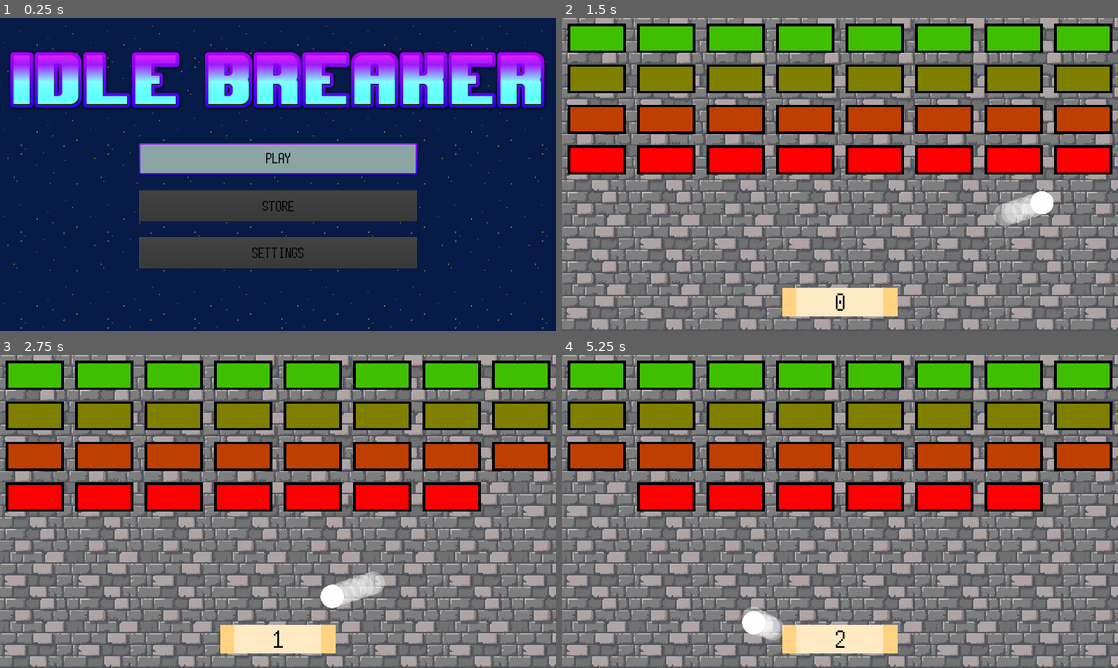
Above: before the commit, frames 1-4 (two rows, left to right).
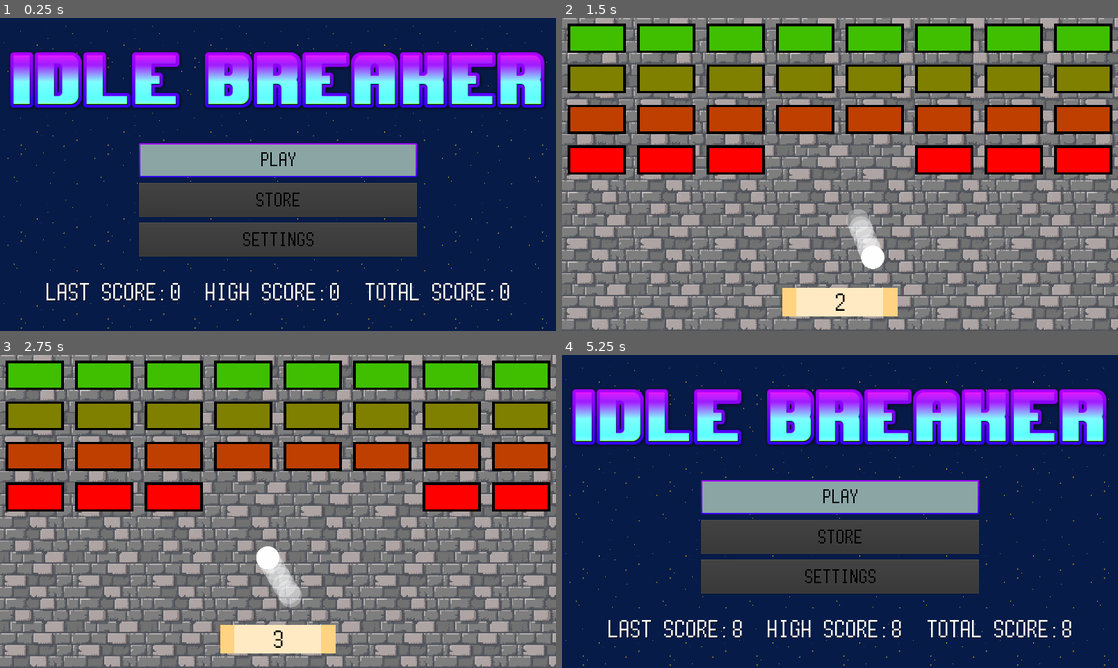
Above: after the commit, the same moments.

Repository: Thallium204/Breakout
Game: Godot game, scene res://Scenes/Menu.tscn
Same seed, same stepped clock (60 frames per second), same inputs: the game is played once before the commit and once after it. Sound files missing from this copy of the repository are replaced by a short silence.
Inputs (mouse positions are in pixels of both pictures, inside the frame that each line leads up to):
- Up to frame 1 (0.25 s): no input
- Up to frame 2 (1.5 s): click "Play" at 0.5 s; move the mouse to (962, 158) at 1.27 s
- Up to frame 3 (2.75 s): move the mouse to (166, 527) at 2.02 s
- Up to frame 4 (5.25 s): move the mouse to (895, 442) at 2.77 s; move the mouse to (812, 574) at 3.52 s; move the mouse to (1006, 558) at 4.27 s; click (667, 592) at 5 s, where only the run after the commit has a clickable "Menu"

The runs differ from the first frame. In frame 1, 8.9% of the frame differs, in the area x 8-92%, y 42-91%; in frame 2, 3.5%; in frame 3, 5.6%; in frame 4, 100%, in the area x 0-100%, y 0-100%.
Error after the commit: Unable to iterate on object of type 'Nil'. (res://Scripts/Globals.gd:34)

Commit message:
Added savefiles, added popup, added scores

Diff:
--- a/Fonts/new_dynamicfont.tres
+++ b/Fonts/new_dynamicfont.tres
@@ -3,5 +3,5 @@
 [ext_resource path="res://Fonts/voxilent.ttf" type="DynamicFontData" id=1]
 
 [resource]
-size = 38
+size = 50
 font_data = ExtResource( 1 )
--- a/Scenes/Game.tscn
+++ b/Scenes/Game.tscn
@@ -1,10 +1,14 @@
-[gd_scene load_steps=8 format=2]
+[gd_scene load_steps=12 format=2]
 
 [ext_resource path="res://Scripts/Game.gd" type="Script" id=1]
 [ext_resource path="res://Assets/Images/tile.png" type="Texture" id=2]
 [ext_resource path="res://Assets/Sounds/theme.wav" type="AudioStream" id=3]
 [ext_resource path="res://Scenes/objBall.tscn" type="PackedScene" id=4]
 [ext_resource path="res://Scenes/objBar.tscn" type="PackedScene" id=5]
+[ext_resource path="res://Assets/Images/gameover.png" type="Texture" id=6]
+[ext_resource path="res://Scripts/popupGameOver.gd" type="Script" id=7]
+[ext_resource path="res://Scenes/contScores.tscn" type="PackedScene" id=8]
+[ext_resource path="res://Themes/themeMenu.tres" type="Theme" id=9]
 
 [sub_resource type="RectangleShape2D" id=1]
 extents = Vector2( 960, 1 )
@@ -12,14 +16,20 @@
 [sub_resource type="RectangleShape2D" id=2]
 extents = Vector2( 1, 540 )
 
-[node name="Game" type="Node2D"]
+[node name="Game" type="Control"]
+anchor_right = 1.0
+anchor_bottom = 1.0
+theme = ExtResource( 9 )
 script = ExtResource( 1 )
+__meta__ = {
+"_edit_use_anchors_": false
+}
 rows = 4
 columns = 8
 
 [node name="texBackground" type="TextureRect" parent="."]
-margin_right = 1920.0
-margin_bottom = 1080.0
+anchor_right = 1.0
+anchor_bottom = 1.0
 texture = ExtResource( 2 )
 stretch_mode = 2
 __meta__ = {
@@ -58,5 +68,81 @@
 position = Vector2( 760, 930 )
 
 [node name="objBall" parent="." instance=ExtResource( 4 )]
-position = Vector2( 960.578, 864.843 )
+position = Vector2( 960.578, 814.446 )
+
+[node name="popupGameOver" type="PopupDialog" parent="."]
+pause_mode = 2
+anchor_right = 1.0
+anchor_bottom = 1.0
+margin_left = 50.0
+margin_top = 50.0
+margin_right = -50.0
+margin_bottom = -50.0
+popup_exclusive = true
+script = ExtResource( 7 )
+__meta__ = {
+"_edit_use_anchors_": false
+}
+
+[node name="texGameOver" type="TextureRect" parent="popupGameOver"]
+anchor_right = 1.0
+anchor_bottom = 0.3
+margin_left = 20.0
+margin_right = -20.0
+texture = ExtResource( 6 )
+expand = true
+stretch_mode = 6
+__meta__ = {
+"_edit_use_anchors_": false
+}
+
+[node name="contScores" parent="popupGameOver" instance=ExtResource( 8 )]
+anchor_top = 0.3
+anchor_bottom = 0.6
+
+[node name="contButtons" type="HBoxContainer" parent="popupGameOver"]
+anchor_top = 0.6
+anchor_right = 1.0
+anchor_bottom = 1.0
+margin_left = 20.0
+margin_right = -20.0
+margin_bottom = -20.0
+custom_constants/separation = 20
+alignment = 1
+__meta__ = {
+"_edit_use_anchors_": false
+}
+
+[node name="btnMenu" type="Button" parent="popupGameOver/contButtons"]
+margin_right = 580.0
+margin_bottom = 372.0
+size_flags_horizontal = 3
+text = "Menu"
+__meta__ = {
+"_edit_use_anchors_": false
+}
+
+[node name="btnPlayAgain" type="Button" parent="popupGameOver/contButtons"]
+margin_left = 600.0
+margin_right = 1180.0
+margin_bottom = 372.0
+size_flags_horizontal = 3
+text = "play again"
+__meta__ = {
+"_edit_use_anchors_": false
+}
+
+[node name="btnStore" type="Button" parent="popupGameOver/contButtons"]
+margin_left = 1200.0
+margin_right = 1780.0
+margin_bottom = 372.0
+size_flags_horizontal = 3
+disabled = true
+text = "Store"
+__meta__ = {
+"_edit_use_anchors_": false
+}
 [connection signal="finished" from="sndTheme" to="." method="_on_sndTheme_finished"]
+[connection signal="about_to_show" from="popupGameOver" to="popupGameOver" method="_on_popupGameOver_about_to_show"]
+[connection signal="pressed" from="popupGameOver/contButtons/btnMenu" to="popupGameOver" method="_on_btnMenu_pressed"]
+[connection signal="pressed" from="popupGameOver/contButtons/btnPlayAgain" to="popupGameOver" method="_on_btnPlayAgain_pressed"]
--- a/Scenes/Menu.tscn
+++ b/Scenes/Menu.tscn
@@ -1,9 +1,10 @@
-[gd_scene load_steps=5 format=2]
+[gd_scene load_steps=6 format=2]
 
 [ext_resource path="res://Themes/themeMenu.tres" type="Theme" id=1]
 [ext_resource path="res://Assets/Images/logo.png" type="Texture" id=2]
 [ext_resource path="res://Assets/Images/space.png" type="Texture" id=3]
 [ext_resource path="res://Scripts/Menu.gd" type="Script" id=4]
+[ext_resource path="res://Scenes/contScores.tscn" type="PackedScene" id=6]
 
 [node name="Menu" type="Control"]
 anchor_right = 1.0
@@ -28,36 +29,48 @@
 anchor_bottom = 0.4
 texture = ExtResource( 2 )
 stretch_mode = 6
+__meta__ = {
+"_edit_use_anchors_": false
+}
 
-[node name="btnPlay" type="Button" parent="."]
+[node name="contButtons" type="VBoxContainer" parent="."]
 anchor_left = 0.25
 anchor_top = 0.4
 anchor_right = 0.75
-anchor_bottom = 0.5
+anchor_bottom = 0.75
+custom_constants/separation = 20
+alignment = 1
+__meta__ = {
+"_edit_use_anchors_": false
+}
+
+[node name="btnPlay" type="Button" parent="contButtons"]
+margin_right = 960.0
+margin_bottom = 119.056
 text = "Play"
 __meta__ = {
 "_edit_use_anchors_": false
 }
 
-[node name="btnStore" type="Button" parent="."]
-anchor_left = 0.25
-anchor_top = 0.55
-anchor_right = 0.75
-anchor_bottom = 0.65
+[node name="btnStore" type="Button" parent="contButtons"]
+margin_top = 139.0
+margin_right = 960.0
+margin_bottom = 258.056
 disabled = true
 text = "Store"
 __meta__ = {
 "_edit_use_anchors_": false
 }
 
-[node name="btnSettings" type="Button" parent="."]
-anchor_left = 0.25
-anchor_top = 0.7
-anchor_right = 0.75
-anchor_bottom = 0.8
+[node name="btnSettings" type="Button" parent="contButtons"]
+margin_top = 278.0
+margin_right = 960.0
+margin_bottom = 397.056
 disabled = true
 text = "Settings"
 __meta__ = {
 "_edit_use_anchors_": false
 }
-[connection signal="pressed" from="btnPlay" to="." method="_on_btnPlay_pressed"]
+
+[node name="contScores" parent="." instance=ExtResource( 6 )]
+[connection signal="pressed" from="contButtons/btnPlay" to="." method="_on_btnPlay_pressed"]
--- /dev/null
+++ b/Scenes/contButtons.tscn
@@ -0,0 +1,42 @@
+[gd_scene format=2]
+
+[node name="contButtons" type="VBoxContainer"]
+anchor_left = 0.25
+anchor_top = 0.4
+anchor_right = 0.75
+anchor_bottom = 0.75
+custom_constants/separation = 20
+alignment = 1
+__meta__ = {
+"_edit_use_anchors_": false
+}
+
+[node name="btnPlay" type="Button" parent="."]
+margin_top = 139.0
+margin_right = 960.0
+margin_bottom = 159.0
+size_flags_horizontal = 3
+text = "Play"
+__meta__ = {
+"_edit_use_anchors_": false
+}
+
+[node name="btnStore" type="Button" parent="."]
+margin_top = 179.0
+margin_right = 960.0
+margin_bottom = 199.0
+disabled = true
+text = "Store"
+__meta__ = {
+"_edit_use_anchors_": false
+}
+
+[node name="btnSettings" type="Button" parent="."]
+margin_top = 219.0
+margin_right = 960.0
+margin_bottom = 239.0
+disabled = true
+text = "Settings"
+__meta__ = {
+"_edit_use_anchors_": false
+}
--- /dev/null
+++ b/Scenes/contScores.tscn
@@ -0,0 +1,62 @@
+[gd_scene load_steps=2 format=2]
+
+[ext_resource path="res://Scripts/contScores.gd" type="Script" id=1]
+
+[node name="contScores" type="HBoxContainer"]
+anchor_top = 0.75
+anchor_right = 1.0
+anchor_bottom = 1.0
+custom_constants/separation = 5
+alignment = 1
+script = ExtResource( 1 )
+__meta__ = {
+"_edit_use_anchors_": false
+}
+
+[node name="labTextLast" type="Label" parent="."]
+margin_left = 820.0
+margin_top = 128.0
+margin_right = 889.0
+margin_bottom = 142.0
+custom_colors/font_color = Color( 1, 1, 1, 1 )
+text = "Last Score:"
+
+[node name="labScoreLast" type="Label" parent="."]
+margin_left = 894.0
+margin_top = 128.0
+margin_right = 902.0
+margin_bottom = 142.0
+custom_colors/font_color = Color( 1, 1, 1, 1 )
+text = "0"
+
+[node name="labTextHigh" type="Label" parent="."]
+margin_left = 907.0
+margin_top = 128.0
+margin_right = 987.0
+margin_bottom = 142.0
+custom_colors/font_color = Color( 1, 1, 1, 1 )
+text = "  High Score:"
+
+[node name="labScoreHigh" type="Label" parent="."]
+margin_left = 992.0
+margin_top = 128.0
+margin_right = 1000.0
+margin_bottom = 142.0
+custom_colors/font_color = Color( 1, 1, 1, 1 )
+text = "0"
+
+[node name="labTextTotal" type="Label" parent="."]
+margin_left = 1005.0
+margin_top = 128.0
+margin_right = 1087.0
+margin_bottom = 142.0
+custom_colors/font_color = Color( 1, 1, 1, 1 )
+text = "  Total Score:"
+
+[node name="labScoreTotal" type="Label" parent="."]
+margin_left = 1092.0
+margin_top = 128.0
+margin_right = 1100.0
+margin_bottom = 142.0
+custom_colors/font_color = Color( 1, 1, 1, 1 )
+text = "0"
--- a/Scripts/Game.gd
+++ b/Scripts/Game.gd
@@ -1,4 +1,4 @@
-extends Node2D
+extends Control
 
 onready var Bricks = get_node("Bricks")
 
@@ -14,6 +14,8 @@
 var objBall_load = preload("res://Scenes/objBall.tscn")
 
 func _ready():
+
+	Globals.resetScore()
 
 	generateColorArray()
 
--- a/Scripts/Globals.gd
+++ b/Scripts/Globals.gd
@@ -1,3 +1,35 @@
 extends Node
 
 var score = 0
+var highScore = 0
+var totalScore = 0
+
+func resetScore():
+	score = 0
+
+func updateScores():
+	if score > highScore:
+		highScore = score
+	totalScore += score
+
+func createSaveData():
+	var scoreData = {
+		"score": score,
+		"highScore": highScore,
+		"totalScore": totalScore
+	}
+	return scoreData
+
+func saveGame():
+	var saveData = createSaveData()
+	var saveFile = File.new()
+	saveFile.open("user://saveFile.save", File.WRITE)
+	saveFile.store_line(to_json(saveData))
+	saveFile.close()
+
+func loadGame():
+	var saveFile = File.new()
+	saveFile.open("user://saveFile.save", File.READ)
+	var saveData = parse_json(saveFile.get_line())
+	for key in saveData:
+		set(key, saveData[key])
--- a/Scripts/Menu.gd
+++ b/Scripts/Menu.gd
@@ -1,12 +1,8 @@
 extends Control
 
-
-
 func _ready():
-	pass
-
-
-
+	Globals.loadGame()
+	get_node("contScores").updateUI()
 
 func _on_btnPlay_pressed():
 	get_tree().change_scene("res://Scenes/Game.tscn")
--- /dev/null
+++ b/Scripts/contScores.gd
@@ -0,0 +1,6 @@
+extends HBoxContainer
+
+func updateUI():
+	get_node("labScoreLast").text = str(Globals.score)
+	get_node("labScoreHigh").text = str(Globals.highScore)
+	get_node("labScoreTotal").text = str(Globals.totalScore)
--- a/Scripts/objBall.gd
+++ b/Scripts/objBall.gd
@@ -3,15 +3,11 @@
 onready var Game = get_tree().get_root().get_node("Game")
 
 var direVec
-var rng = RandomNumberGenerator.new()
 var arc = 0.1
 var speed = 8
-var speedCap = 16
 
 func _ready():
-	rng.randomize()
-	var angle = rng.randf_range(0 + arc, PI - arc)
-	direVec = Vector2(cos(angle), -sin(angle))
+	direVec = Vector2(0, 1)
 
 func _physics_process(delta):
 	var collision_info = move_and_collide(direVec * speed * delta * 100)
@@ -28,10 +24,11 @@
 
 		#if we are colliding with the bottom border of the game window
 		elif "bodyLose" in collision_info.collider.name:
-			get_tree().change_scene("res://Scenes/Menu.tscn")
+			get_node("../popupGameOver").popup_centered()
+			get_tree().paused = true
 
 		#if we are colliding with the player bar
 		elif "objBar" in collision_info.collider.name:
-			direVec = (direVec + collision_info.collider_velocity.normalized()).normalized()
+			direVec = (direVec * speed * delta * 100 + collision_info.collider_velocity / 150).normalized()
 			Game.tryToGenerateRow()
 			get_node("sndLowBounce").play()
--- /dev/null
+++ b/Scripts/popupGameOver.gd
@@ -0,0 +1,14 @@
+extends PopupDialog
+
+func _on_popupGameOver_about_to_show():
+	Globals.updateScores()
+	get_node("contScores").updateUI()
+	Globals.saveGame()
+
+func _on_btnMenu_pressed():
+	get_tree().paused = false
+	get_tree().change_scene("res://Scenes/Menu.tscn")
+
+func _on_btnPlayAgain_pressed():
+	get_tree().paused = false
+	get_tree().change_scene("res://Scenes/Game.tscn")
--- a/Themes/themeMenu.tres
+++ b/Themes/themeMenu.tres
@@ -1,7 +1,12 @@
-[gd_resource type="Theme" load_steps=3 format=2]
+[gd_resource type="Theme" load_steps=5 format=2]
 
 [ext_resource path="res://Fonts/new_dynamicfont.tres" type="DynamicFont" id=1]
 [ext_resource path="res://Themes/resButton.tres" type="StyleBox" id=2]
+[ext_resource path="res://Fonts/voxilent.ttf" type="DynamicFontData" id=3]
+
+[sub_resource type="DynamicFont" id=1]
+size = 60
+font_data = ExtResource( 3 )
 
 [resource]
 default_font = ExtResource( 1 )
@@ -167,7 +172,7 @@
 Label/constants/shadow_as_outline = 0
 Label/constants/shadow_offset_x = 1
 Label/constants/shadow_offset_y = 1
-Label/fonts/font = null
+Label/fonts/font = SubResource( 1 )
 Label/styles/normal = null
 LineEdit/colors/clear_button_color = Color( 0, 0, 0, 1 )
 LineEdit/colors/clear_button_color_pressed = Color( 0, 0, 0, 1 )
@@ -218,7 +223,7 @@
 OptionButton/styles/pressed = null
 Panel/styles/panel = null
 PanelContainer/styles/panel = null
-PopupDialog/styles/panel = null
+PopupDialog/styles/panel = ExtResource( 2 )
 PopupMenu/colors/font_color = Color( 0, 0, 0, 1 )
 PopupMenu/colors/font_color_accel = Color( 0, 0, 0, 1 )
 PopupMenu/colors/font_color_disabled = Color( 0, 0, 0, 1 )
Not shown, added: export_presets.cfg
